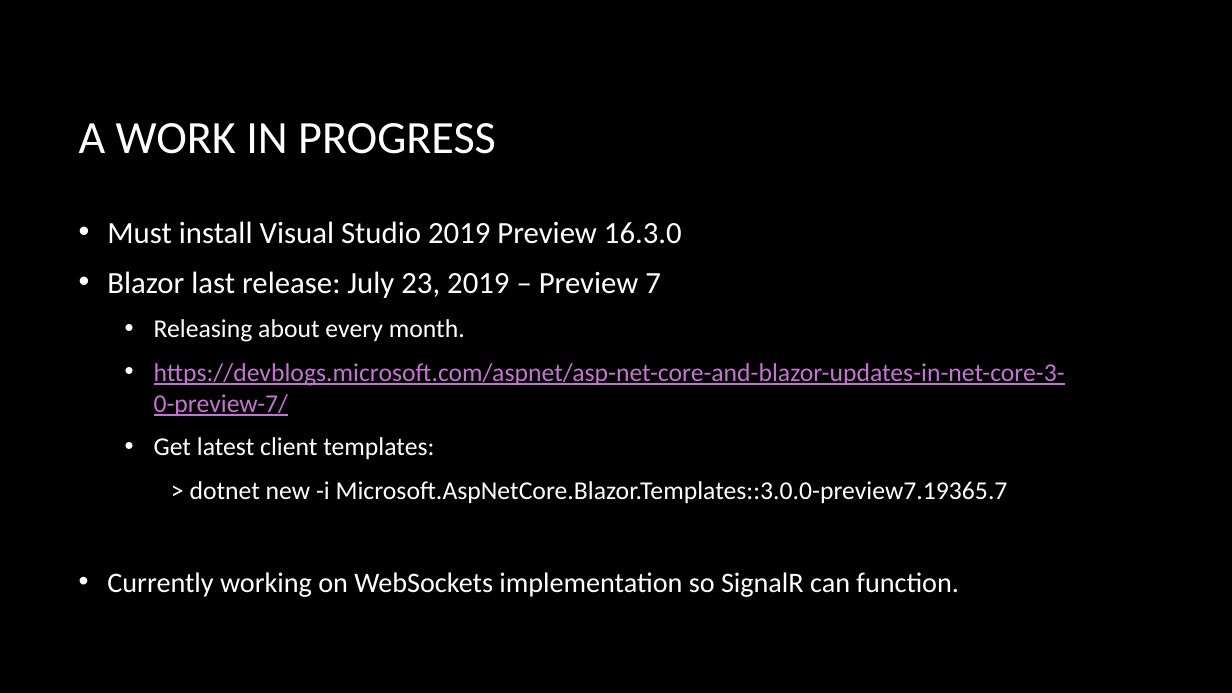
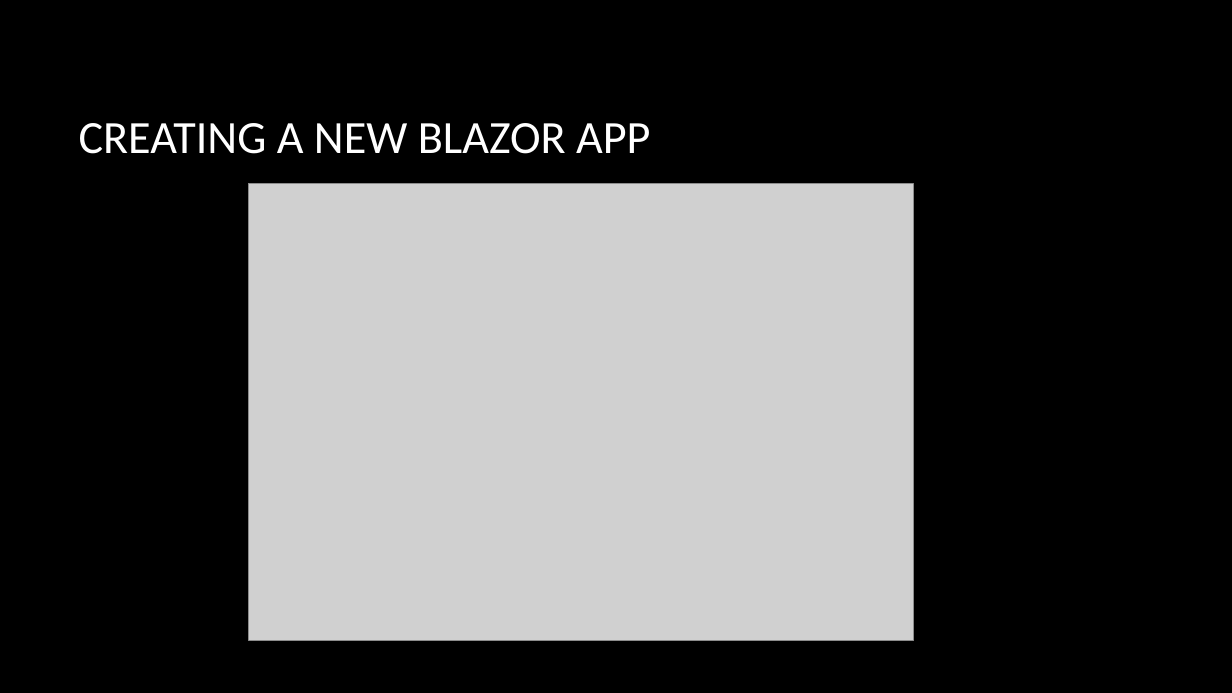
Before and after one commit to rtaylor72/BlazorSudoku, a slide deck: slide 11 of Blazor - No JavaScript.pptx. Drawn at 1232x693 pixels with LibreOffice and Linux fonts; fonts in the diff are those of the drawing; grey boxes stand for pictures; background and template pictures are left out. Boxes give left, top, right and bottom in pixels: in the first picture for what was removed or moved away, otherwise in the second. Text is boxed around its words. In the diff, an @@ line names an element or a change of style, - is before the commit and + after.

Commit message:
Update for .NET Core 3.1 final release.

```diff
--- a/Blazor - No JavaScript.pptx
+++ b/Blazor - No JavaScript.pptx
@@ title at (x1=79, y1=123, x2=650, y2=154): text changed @@
-A WORK IN PROGRESS
+CREATING A NEW BLAZOR APP
@@ picture added at (x1=249, y1=184, x2=913, y2=640) @@
@@ text removed at (x1=107, y1=221, x2=1065, y2=597) @@
-• Must install Visual Studio 2019 Preview 16.3.0
-• Blazor last release: July 23, 2019 – Preview 7
-  • Releasing about every month.
-  • https://devblogs.microsoft.com/aspnet/asp-net-core-and-blazor-updates-in-net-core-3-0-preview-7/
-  • Get latest client templates:
-  > dotnet new -i Microsoft.AspNetCore.Blazor.Templates::3.0.0-preview7.19365.7
-• Currently working on WebSockets implementation so SignalR can function.
```
Also in this commit, not shown: 5 other slides changed, 1 slide added, 9 other files.
